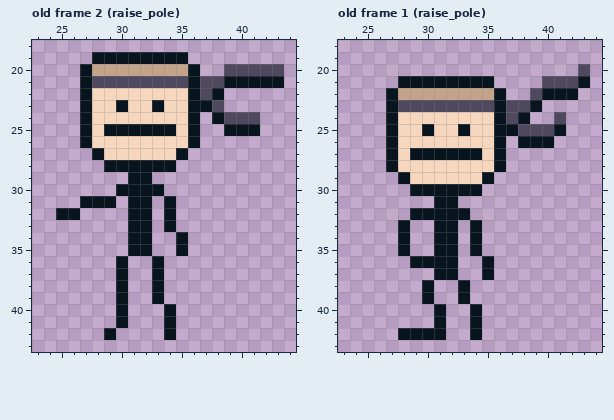
Pixel-art file: art/source/plant_flag.aseprite. That is the earlier state.
64x64 pixels, 8 frames. Shown: old frame 2 (raise_pole): x 23..44, y 18..43; old frame 1 (raise_pole): x 23..44, y 18..43.
The result:
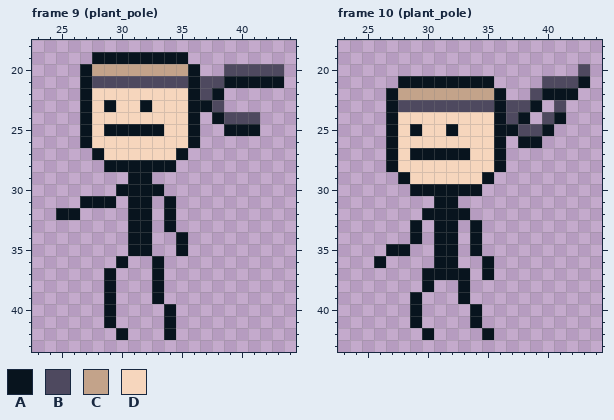
Palette (. is transparent): A #08141e  B #4e495f  C #c3a38a  D #f6d6bd
A new or re-ordered frame is compared with the old frame closest to it.
What changed:
frames 8 -> 10
Frame 9 (plant_pole) is new; against old frame 2 (raise_pole):
y 23: x 29..30 DA -> AD; x 32..33 DA -> AD
y 25: x 34 A -> D
y 37..41: x 29..30 .A -> A.
y 42: x 29..30 A. -> .A
Frame 10 (plant_pole) is new; against old frame 1 (raise_pole):
y 23: x 41 . -> B
y 24: x 40..41 .B -> BA
y 25: x 29..30 DA -> AD; x 32..33 DA -> AD; x 40..41 BA -> A.
y 26: x 40 A -> .
y 27: x 34 A -> D
y 32: x 29 A -> .
y 33..34: x 28..29 A. -> .A
y 35: x 27 . -> A
y 36: x 26 . -> A; x 29..30 AA -> ..
y 37: x 30 . -> A; x 33 . -> A
y 39: x 29..30 .A -> A.
y 40..41: x 29 . -> A; x 31 A -> .
y 42: x 28..29 AA -> ..; x 31 A -> .; x 34..35 A. -> .A
Where, in picture pixels (left, top, right, bottom), the same in both pictures:
changed: (104, 100, 176, 136)
changed: (104, 268, 128, 340)
changed: (542, 100, 566, 148)
changed: (374, 124, 494, 340)
